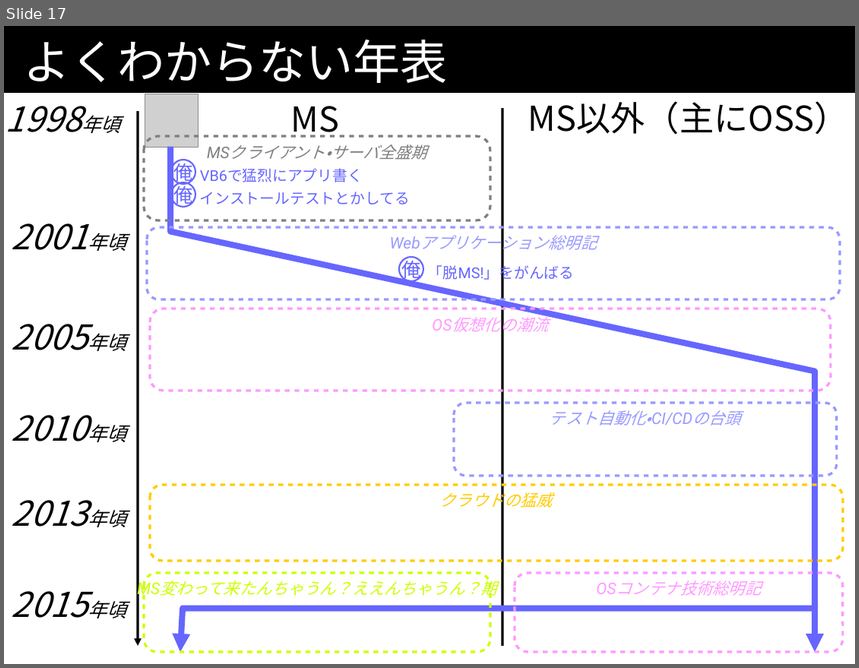
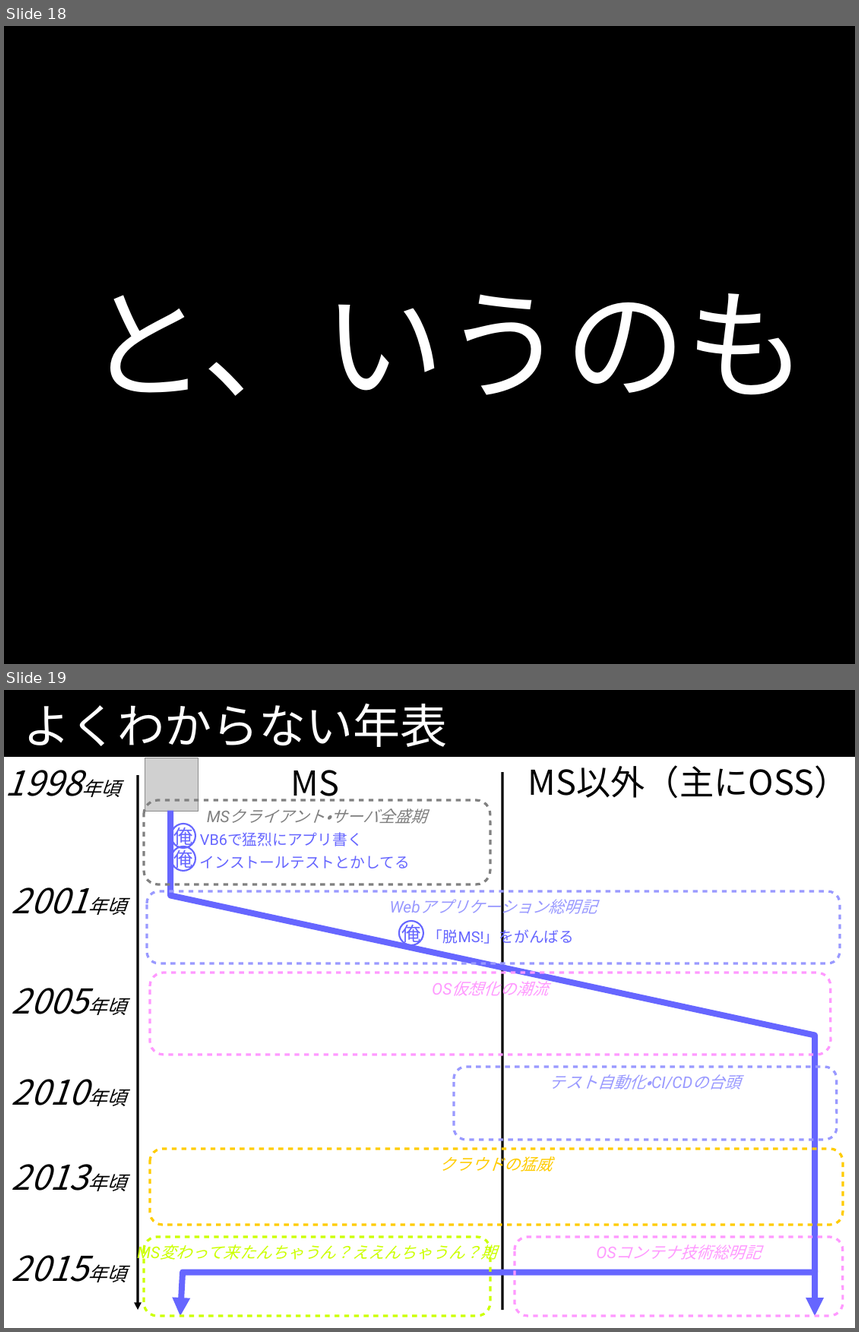
Before and after one commit to kazuhito-m/kazuhito-m.github.io, a slide deck: _drafts/comcamp2016.odp. Shown one above the other, each under a label of ours: slide 17 before the commit, slides 18 and 19 after it. The pictures are 859x668 and 859x1332 pixels, drawn with LibreOffice and Linux fonts; fonts in the diff are those of the drawing; grey boxes stand for pictures. Boxes give left, top, right and bottom in pixels: in the first picture for what was removed or moved away, otherwise in the second. Text is boxed around its words. In the diff, an @@ line names an element or a change of style, - is before the commit and + after.

```diff
--- a/_drafts/comcamp2016.odp
+++ b/_drafts/comcamp2016.odp
@@ slide 18 added at (x1=4, y1=26, x2=855, y2=664), background #000000 @@
@@ text added at (x1=87, y1=294, x2=807, y2=396), 112.7 pt, text #FFFFFF @@
+と、いうのも
@@ what was slide 17 is now slide 19 @@
```
Also in this commit, not shown: 2 slides changed, 1 other slide added.
